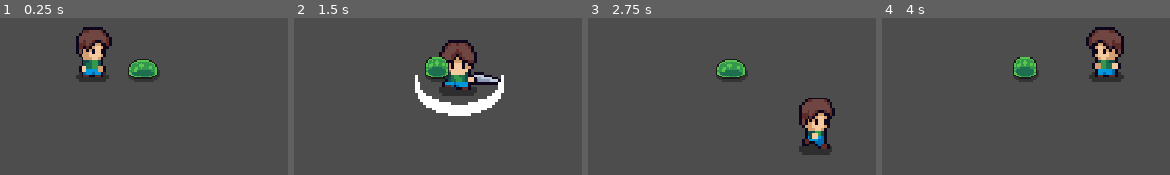
Above: before the commit, frames 1-4 (left to right).
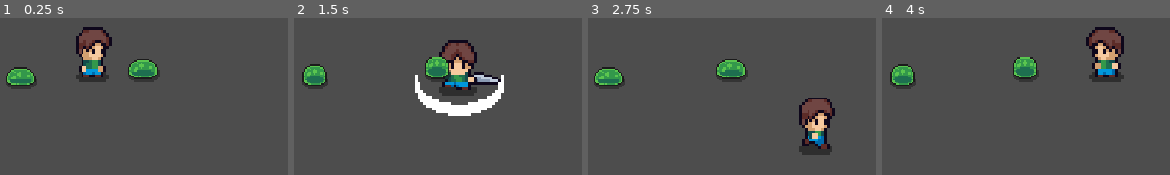
Above: after the commit, the same moments.

Repository: CrescentsChaos/Earthen
Game: Godot game, scene res://scenes/main.tscn
Same seed, same stepped clock (60 frames per second), same inputs: the game is played once before the commit and once after it.
Inputs:
- Up to frame 1 (0.25 s): no input
- Up to frame 2 (1.5 s): hold Right (right) 0.53-1.28 s; tap Space (attack) at 0.6, 1.35 s; hold S (down) from 1.28 s (still down)
- Up to frame 3 (2.75 s): release S (down) at 2.03 s; hold Right (right) from 2.03 s (still down); tap Space (attack) at 2.1 s
- Up to frame 4 (4 s): release Right (right) at 2.78 s; hold Up (up) 2.78-3.53 s; tap Space (attack) at 2.85, 3.6 s; hold Left (left) from 3.53 s (still down)

The runs differ from the first frame. In frame 1, 1.2% of the frame differs, in the area x 2-13%, y 31-46%; in frame 2, 1.2%; in frame 3, 1.2%; in frame 4, 1.2%.

Commit message:
added attack colliso

Diff:
--- a/scenes/main.tscn
+++ b/scenes/main.tscn
@@ -10,3 +10,6 @@
 
 [node name="Slime" parent="." unique_id=882620938 instance=ExtResource("2_0wfyh")]
 position = Vector2(635, 338)
+
+[node name="Slime2" parent="." unique_id=1198164713 instance=ExtResource("2_0wfyh")]
+position = Vector2(459, 349)
--- a/scenes/slime.tscn
+++ b/scenes/slime.tscn
@@ -169,7 +169,7 @@
 sprite_frames = SubResource("SpriteFrames_1nuvc")
 animation = &"idle"
 autoplay = "idle"
-frame_progress = 0.39602935
+frame_progress = 0.8844786
 
 [node name="CollisionShape2D" type="CollisionShape2D" parent="." unique_id=1282084574]
 scale = Vector2(2, 2)
--- a/scripts/player.gd
+++ b/scripts/player.gd
@@ -86,5 +86,5 @@
 
 
 func _on_hitbox_body_entered(body: Node2D) -> void:
-	if is_attacking:
-		print("Hit!")
+	if is_attacking and body.name.begins_with("Slime"):
+		print(body.name + " was hit!")
